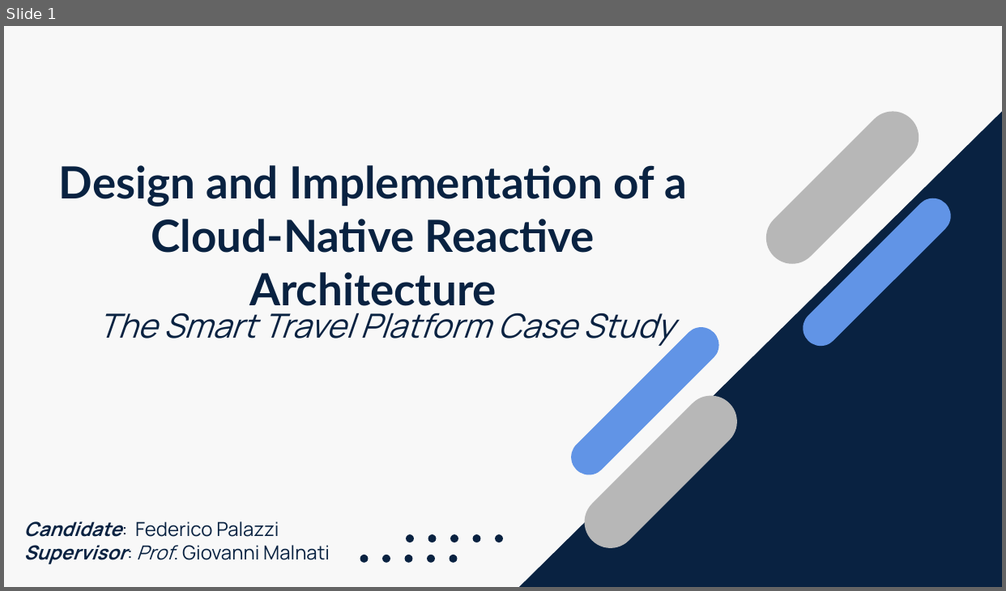
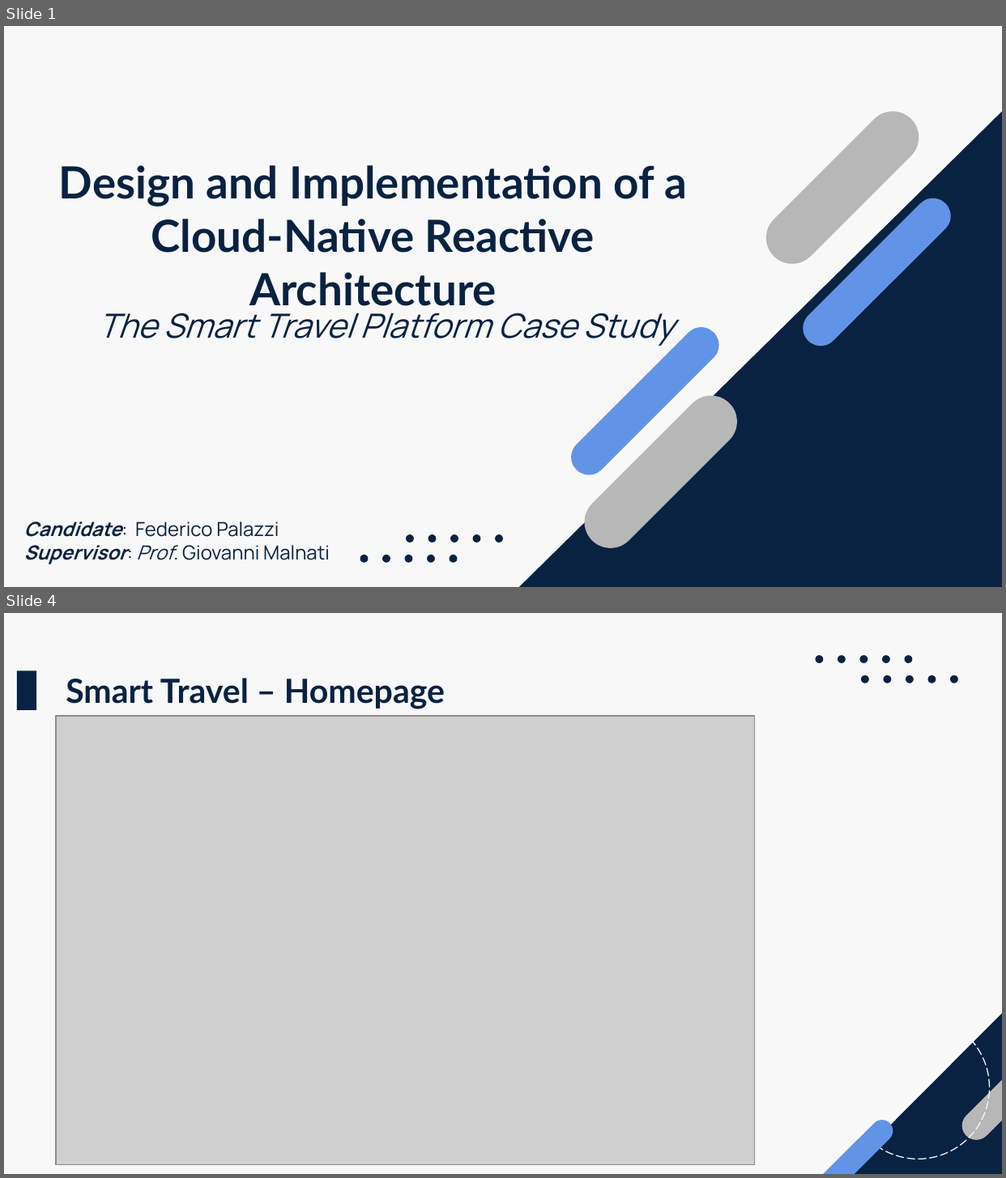
Before and after one commit to fede-palazz/smart-travel, a slide deck: thesis/presentation.pptx. Shown one above the other, each under a label of ours: slide 1 before the commit, slides 1 and 4 after it; the slides between them are not shown. The pictures are 1006x591 and 1006x1178 pixels, drawn with LibreOffice and Linux fonts; fonts in the diff are those of the drawing; grey boxes stand for pictures. Boxes give left, top, right and bottom in pixels: in the first picture for what was removed or moved away, otherwise in the second. Text is boxed around its words. In the diff, an @@ line names an element or a change of style, - is before the commit and + after.

```diff
--- a/thesis/presentation.pptx
+++ b/thesis/presentation.pptx
@@ slide 4 added at box(4, 613, 1002, 1174), background #F8F8F8 @@
@@ rectangle added at box(17, 671, 37, 710), fill #092241 @@
@@ text added at box(66, 678, 445, 709), 24 pt, text #092241, bold @@
+Smart Travel – Homepage
@@ picture added at box(56, 716, 754, 1165) @@
@@ group added at box(797, 655, 1002, 1174): 11 ellipses, 2 rounded rectangles, 1 right triangle @@
```
Also in this commit, not shown: 4 slides changed, 3 other slides added.
